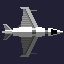
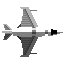
Layers edited between the first and the second (64, 64) image:
hid "Background" over left=0, top=0, right=64, bottom=64
